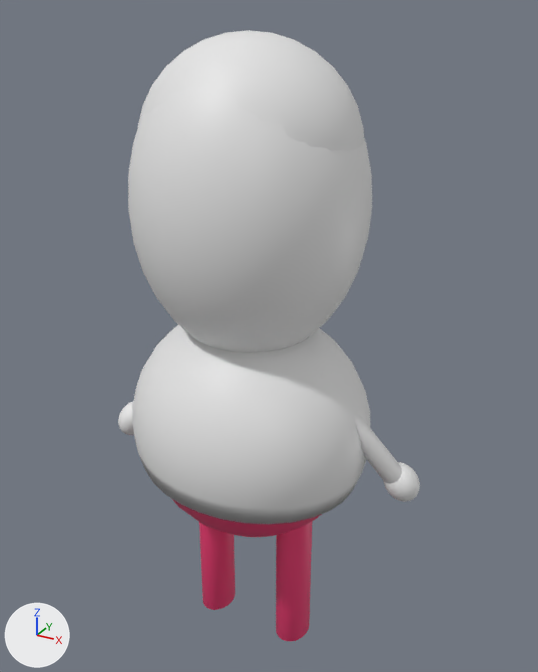
An edit to the FBX model Ponas.fbx, drawn before and after from the same camera.
Camera for both pictures: a 50 mm camera at (3.08, -5.27, 6.77) aimed at (0.08, 0.18, 4.04). Lighting does not change. The marker at lower left points along +X, +Y and +Z. Where no turn or scale is listed for an object, it has been applied to the vertices.
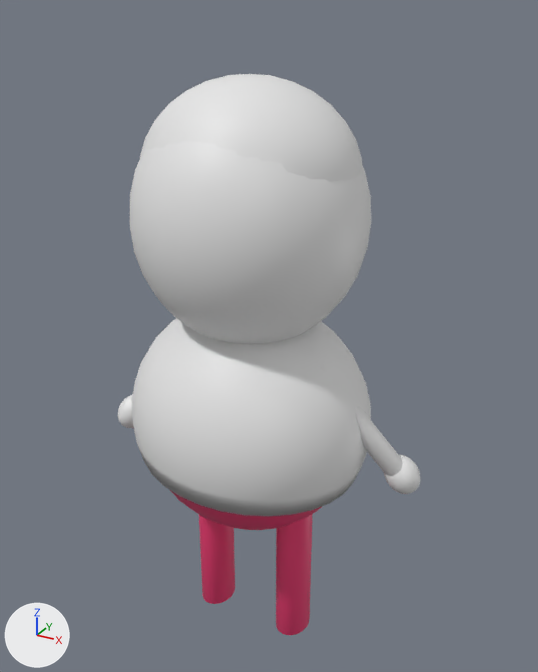
Changed parts and their boxes [x1, y1, x2, y2] in the pictures (538 x 672 px):
'Sphere', moved, rescaled (24% shorter)
    before: [128, 87, 372, 353]
    after: [129, 141, 372, 344]
'Sphere.005', moved
    before: [132, 325, 370, 524]
    after: [132, 318, 371, 516]
'Sphere.001', moved, rescaled (11% shorter)
    before: [138, 30, 364, 152]
    after: [140, 74, 363, 182]
'Cylinder.001', moved
    before: [276, 522, 312, 641]
    after: [276, 514, 313, 635]
'Cylinder', moved
    before: [199, 522, 235, 610]
    after: [199, 515, 235, 604]
'Sphere.006', moved
    before: [171, 498, 320, 537]
    after: [170, 490, 321, 530]
'Cylinder.003', moved
    before: [320, 371, 402, 484]
    after: [321, 363, 403, 476]
'Sphere.008', moved
    before: [383, 462, 420, 502]
    after: [384, 455, 420, 494]
'Sphere.007', moved
    before: [118, 402, 134, 435]
    after: [118, 395, 134, 428]

Diff of the bpy script that builds the scene:
```diff
--- a/Ponas.fbx.py
+++ b/Ponas.fbx.py
@@ ob_sphere_006 @@
 ob_sphere_006 = bpy.data.objects.new('Sphere.006', me_sphere_008)
-ob_sphere_006.location = (0.0, 0.0, 3.23)
+ob_sphere_006.location = (0.0, 0.0, 3.31)
 ob_sphere_006.rotation_euler = (-3.135, -0.0445, 0.144)  # degrees (-180, -2.5, 8.3)
@@ ob_sphere @@
 ob_sphere = bpy.data.objects.new('Sphere', me_sphere)
-ob_sphere.location = (0.0, 0.0, 5.3)
-ob_sphere.scale = (1.0, 1.0, 1.32)
+ob_sphere.location = (0.0, 0.0, 5.17)
+ob_sphere.scale = (1.0, 1.0, 1.08)
@@ ob_cylinder @@
 ob_cylinder = bpy.data.objects.new('Cylinder', me_cylinder_001)
-ob_cylinder.location = (-0.45, 0.0, 1.67)
+ob_cylinder.location = (-0.45, 0.0, 1.76)
@@ ob_sphere_001 @@
 ob_sphere_001 = bpy.data.objects.new('Sphere.001', me_sphere_001)
-ob_sphere_001.location = (0.0, 0.0, 5.75)
-ob_sphere_001.scale = (0.927, 0.842, 0.867)
+ob_sphere_001.location = (0.0, 0.0, 5.53)
+ob_sphere_001.scale = (0.927, 0.842, 0.778)
@@ ob_sphere_008 @@
 ob_sphere_008 = bpy.data.objects.new('Sphere.008', me_sphere_010)
-ob_sphere_008.location = (1.41, 0.21, 2.89)
+ob_sphere_008.location = (1.41, 0.21, 2.97)
@@ ob_sphere_007 @@
 ob_sphere_007 = bpy.data.objects.new('Sphere.007', me_sphere_009)
-ob_sphere_007.location = (-1.4, -0.03, 2.89)
+ob_sphere_007.location = (-1.4, -0.03, 2.97)
@@ ob_cylinder_003 @@
 ob_cylinder_003 = bpy.data.objects.new('Cylinder.003', me_cylinder_004)
-ob_cylinder_003.location = (1.05, 0.02, 3.41)
+ob_cylinder_003.location = (1.05, 0.02, 3.49)
@@ ob_cylinder_001 @@
 ob_cylinder_001 = bpy.data.objects.new('Cylinder.001', me_cylinder_002)
-ob_cylinder_001.location = (0.45, 0.0, 1.67)
+ob_cylinder_001.location = (0.45, 0.0, 1.76)
@@ ob_sphere_005 @@
 ob_sphere_005 = bpy.data.objects.new('Sphere.005', me_sphere_006)
-ob_sphere_005.location = (-0.02, 0.0, 3.23)
+ob_sphere_005.location = (-0.02, 0.0, 3.31)
```
